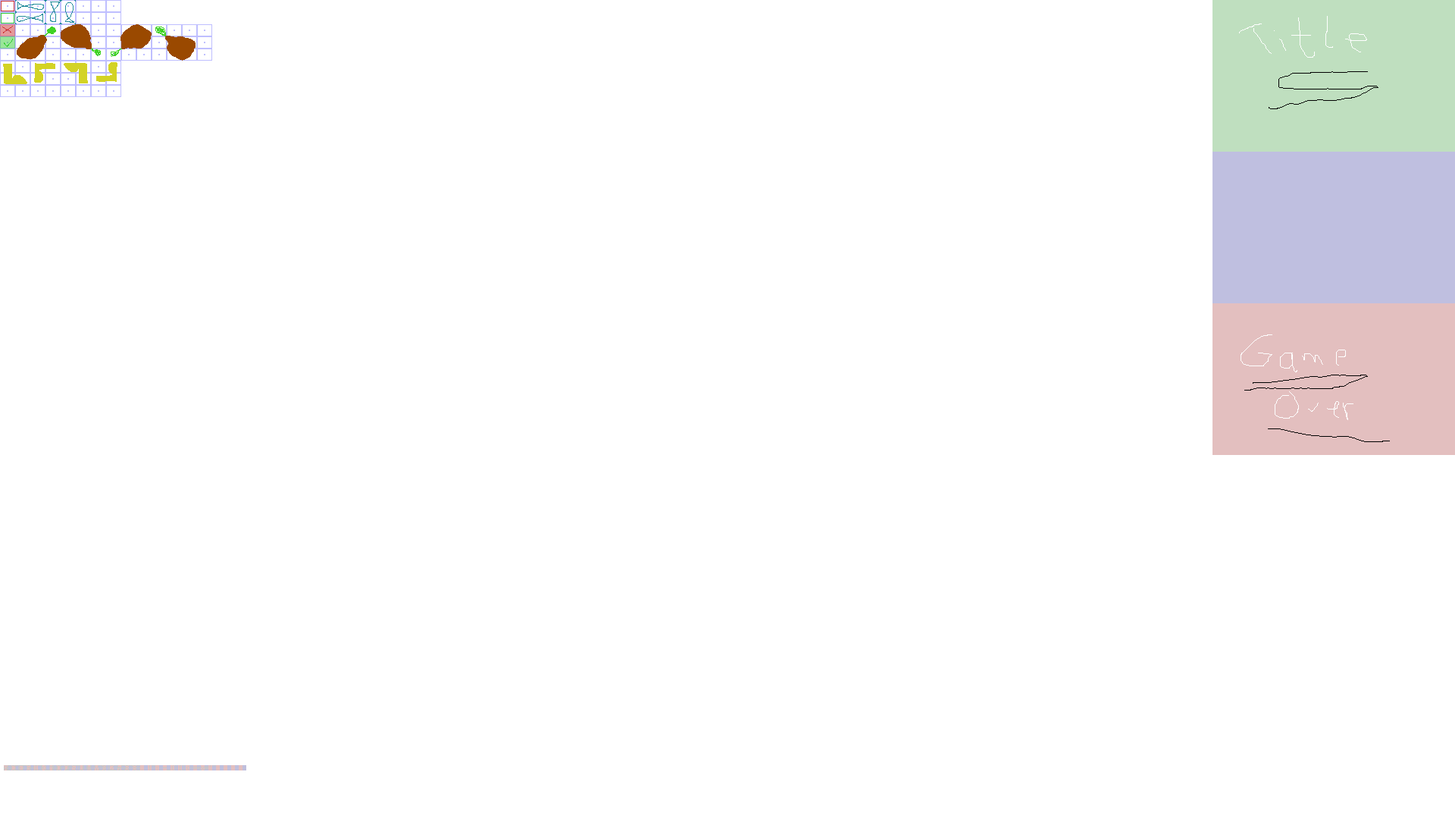
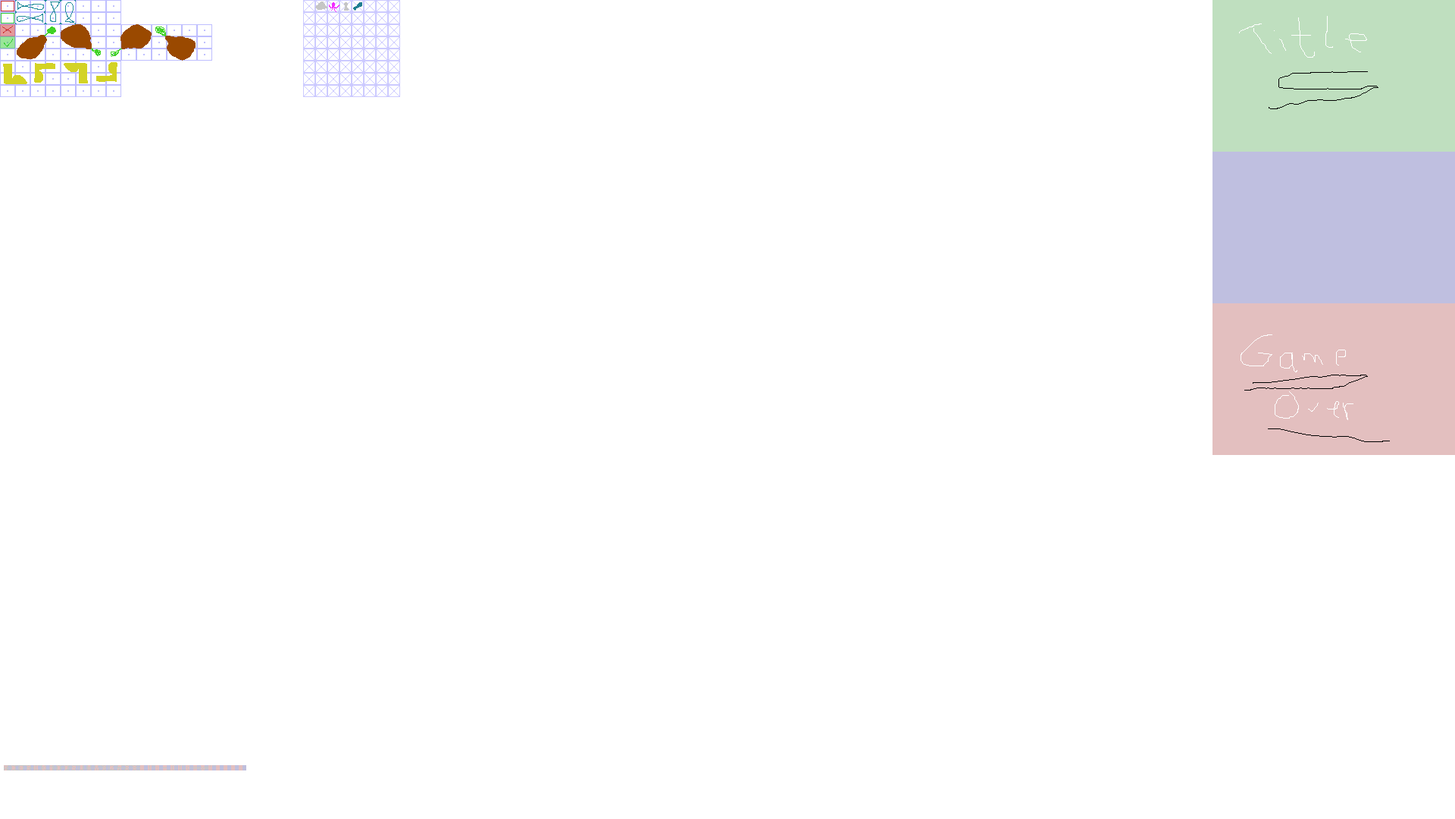
Layered file, before and after one edit (1455×819). Changes by layer:
added layer "flavors" above "pizzagrid" over bbox(315, 1, 363, 13)
painted on "helpers" over bbox(303, 0, 401, 98)
